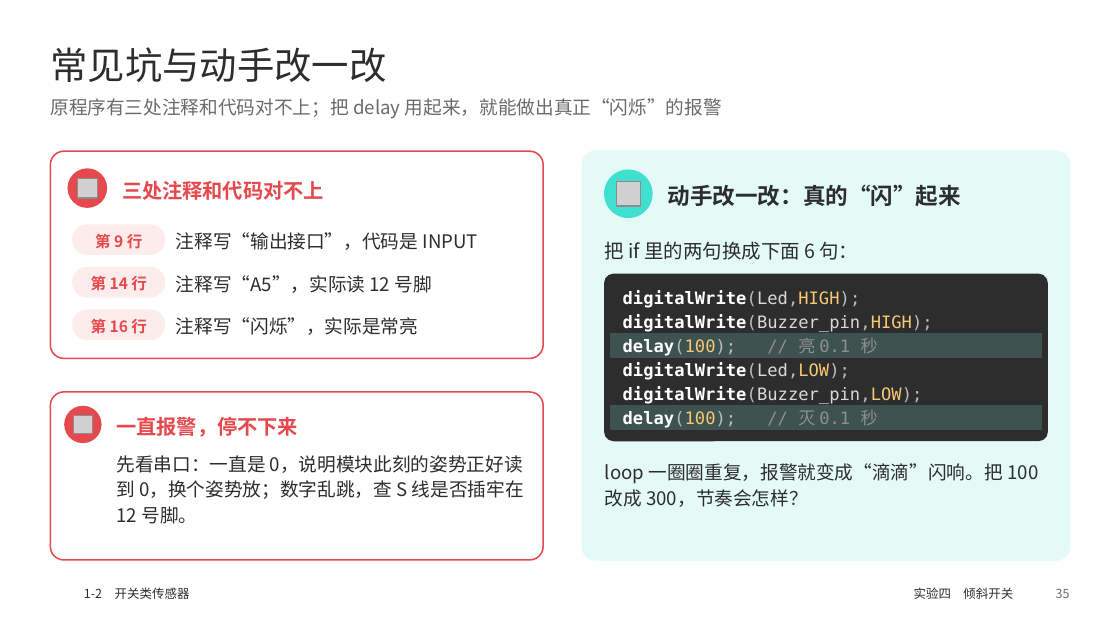
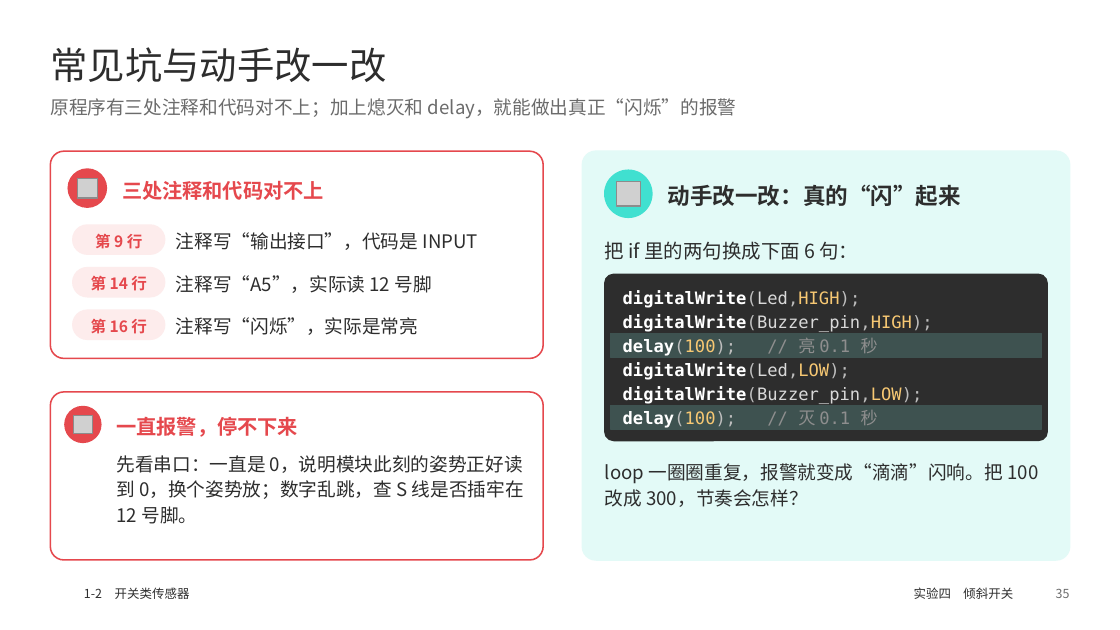
Before and after one commit to memoryzm214/Ericzm214, a slide deck: slide 35 of arduino-ppt/output/1-2_按键_触摸_限位_倾斜开关.pptx. Drawn at 1120x630 pixels with LibreOffice and Linux fonts; fonts in the diff are those of the drawing; grey boxes stand for pictures; background and template pictures are left out. Boxes give left, top, right and bottom in pixels: in the first picture for what was removed or moved away, otherwise in the second. Text is boxed around its words. In the diff, an @@ line names an element or a change of style, - is before the commit and + after.

```diff
--- a/arduino-ppt/output/1-2_按键_触摸_限位_倾斜开关.pptx
+++ b/arduino-ppt/output/1-2_按键_触摸_限位_倾斜开关.pptx
@@ text at (50,98,736,119): text changed @@
-原程序有三处注释和代码对不上；把 delay 用起来，就能做出真正“闪烁”的报警
+原程序有三处注释和代码对不上；加上熄灭和 delay，就能做出真正“闪烁”的报警
```
Also in this commit, not shown: 1 other slide changed, 14 other files.
